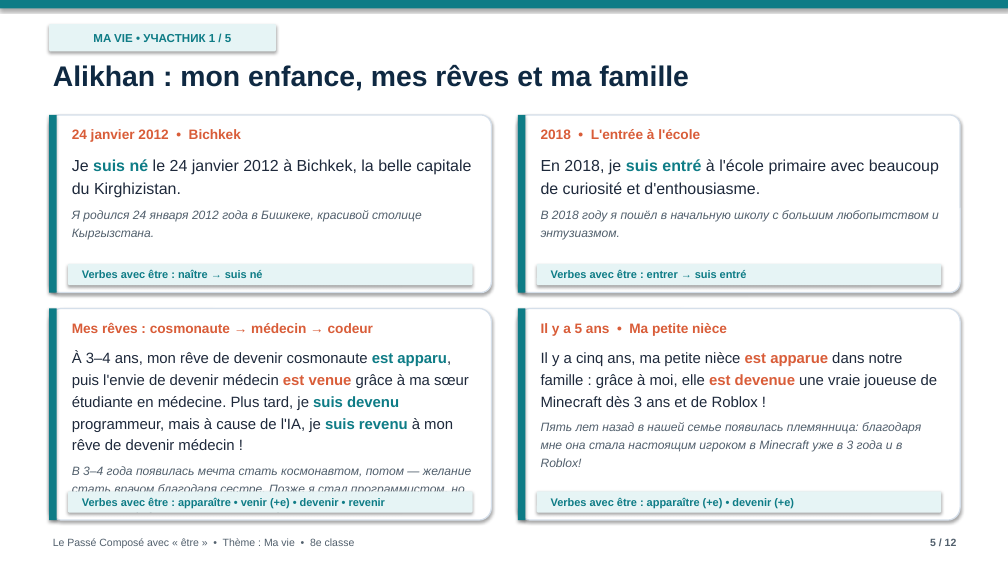
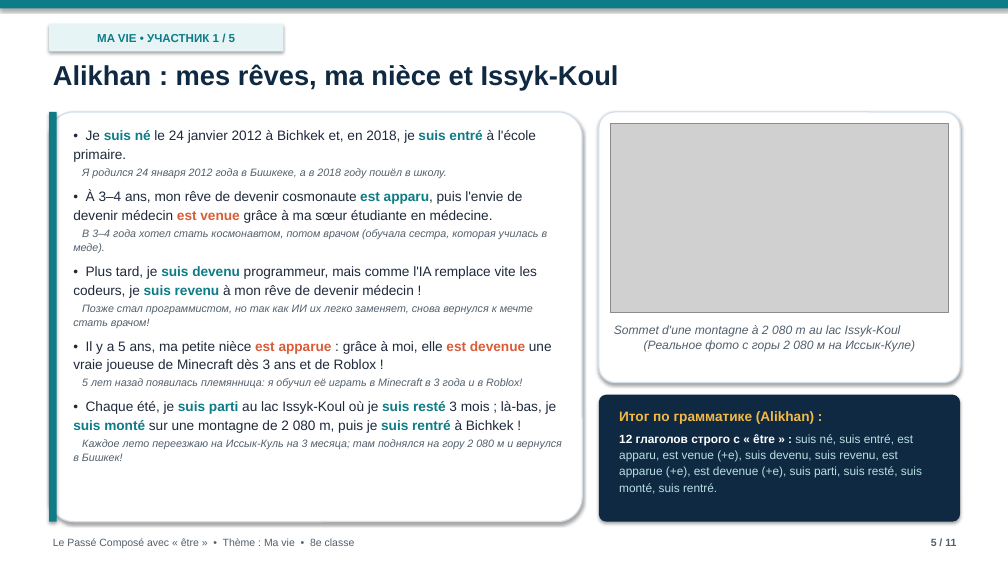
Before and after one commit to graz1p777dev/ma-vie-presentation, a slide deck: slide 5 of Ma_vie_Passe_Compose.pptx. Drawn at 1008x567 pixels with LibreOffice and Linux fonts; fonts in the diff are those of the drawing; grey boxes stand for pictures; background and template pictures are left out. Boxes give left, top, right and bottom in pixels: in the first picture for what was removed or moved away, otherwise in the second. Text is boxed around its words. In the diff, an @@ line names an element or a change of style, - is before the commit and + after.

Commit message:
Include all facts on Alikhan's slide (doctor/programmer/niece/Issyk-Kul) and unify all 5 member slides

```diff
--- a/Ma_vie_Passe_Compose.pptx
+++ b/Ma_vie_Passe_Compose.pptx
@@ rounded rectangle "MA VIE • УЧАСТНИК 1 ...": place and size @@
-rounded rectangle "MA VIE • УЧАСТНИК 1 ..." at box(49, 24, 276, 51)
+rounded rectangle "MA VIE • УЧАСТНИК 1 ..." at box(49, 24, 284, 51)
@@ text at box(53, 64, 619, 90): text changed; size 27 to 26 pt @@
-Alikhan : mon enfance, mes rêves et ma famille
+Alikhan : mes rêves, ma nièce et Issyk-Koul
@@ rounded rectangle: place and size @@
-rounded rectangle at box(49, 115, 492, 293)
+rounded rectangle at box(49, 112, 582, 522)
@@ rectangle: place and size @@
-rectangle at box(49, 115, 57, 293)
+rectangle at box(49, 112, 57, 522)
@@ rectangle removed at box(518, 115, 526, 293) @@
@@ rounded rectangle: place and size @@
-rounded rectangle at box(518, 115, 960, 293)
+rounded rectangle at box(599, 112, 960, 383)
@@ text removed at box(72, 129, 241, 142) @@
-24 janvier 2012 • Bichkek
@@ text added at box(73, 130, 561, 461), 13 pt, text #1E293B @@
+• Je suis né le 24 janvier 2012 à Bichkek et, en 2018, je suis entré à l'école primaire.
+Я родился 24 января 2012 года в Бишкеке, а в 2018 году пошёл в школу.
+• À 3–4 ans, mon rêve de devenir cosmonaute est apparu, puis l'envie de devenir médecin est venue grâce à ma sœur étudiante en médecine.
+В 3–4 года хотел стать космонавтом, потом врачом (обучала сестра, которая училась в меде).
+• Plus tard, je suis devenu programmeur, mais comme l'IA remplace vite les codeurs, je suis revenu à mon rêve de devenir médecin !
+Позже стал программистом, но так как ИИ их легко заменяет, снова вернулся к мечте стать врачом!
+• Il y a 5 ans, ma petite nièce est apparue : grâce à moi, elle est devenue une vraie joueuse de Minecraft dès 3 ans et de Roblox !
+5 лет назад появилась племянница: я обучил её играть в Minecraft в 3 года и в Roblox!
+• Chaque été, je suis parti au lac Issyk-Koul où je suis resté 3 mois ; là-bas, je suis monté sur une montagne de 2 080 m, puis je suis rentré à Bichkek !
+Каждое лето переезжаю на Иссык-Куль на 3 месяца; там поднялся на гору 2 080 м и вернулся в Бишкек!
@@ text removed at box(541, 129, 700, 139) @@
-2018 • L'entrée à l'école
@@ picture added at box(610, 123, 949, 313) @@
@@ text removed at box(72, 159, 471, 239) @@
-Je suis né le 24 janvier 2012 à Bichkek, la belle capitale du Kirghizistan.
-Я родился 24 января 2012 года в Бишкеке, красивой столице Кыргызстана.
@@ text removed at box(541, 159, 939, 239) @@
-En 2018, je suis entré à l'école primaire avec beaucoup de curiosité et d'enthousiasme.
-В 2018 году я пошёл в начальную школу с большим любопытством и энтузиазмом.
@@ rounded rectangle removed at box(68, 264, 473, 285) @@
-Verbes avec être : naître → suis né
@@ rounded rectangle removed at box(537, 264, 941, 285) @@
-Verbes avec être : entrer → suis entré
@@ rounded rectangle removed at box(49, 309, 492, 520) @@
@@ rectangle removed at box(49, 309, 57, 520) @@
@@ text removed at box(72, 323, 373, 333) @@
-Mes rêves : cosmonaute → médecin → codeur
@@ rounded rectangle removed at box(518, 309, 960, 520) @@
@@ rectangle removed at box(518, 309, 526, 520) @@
@@ text removed at box(541, 323, 727, 336) @@
-Il y a 5 ans • Ma petite nièce
@@ text added at box(614, 325, 915, 351), 11.5 pt, text #52606D, italic @@
+Sommet d'une montagne à 2 080 m au lac Issyk-Koul
+(Реальное фото с горы 2 080 м на Иссык-Куле)
@@ text removed at box(72, 351, 471, 513) @@
-À 3–4 ans, mon rêve de devenir cosmonaute est apparu, puis l'envie de devenir médecin est venue grâce à ma sœur étudiante en médecine. Plus tard, je suis devenu programmeur, mais à cause de l'IA, je suis revenu à mon rêve de devenir médecin !
-В 3–4 года появилась мечта стать космонавтом, потом — желание стать врачом благодаря сестре. Позже я стал программистом, но из-за ИИ вернулся к мечте стать врачом!
@@ text removed at box(541, 352, 938, 467) @@
-Il y a cinq ans, ma petite nièce est apparue dans notre famille : grâce à moi, elle est devenue une vraie joueuse de Minecraft dès 3 ans et de Roblox !
-Пять лет назад в нашей семье появилась племянница: благодаря мне она стала настоящим игроком в Minecraft уже в 3 года и в Roblox!
@@ rounded rectangle added at box(599, 395, 960, 522), fill #0F2942 @@
@@ text added at box(619, 411, 922, 494), 11.3 pt, text #B8DFE3 @@
+Итог по грамматике (Alikhan) :
+12 глаголов строго с « être » : suis né, suis entré, est apparu, est venue (+e), suis devenu, suis revenu, est apparue (+e), est devenue (+e), suis parti, suis resté, suis monté, suis rentré.
@@ rounded rectangle removed at box(68, 492, 473, 513) @@
-Verbes avec être : apparaître • venir (+e) • devenir • revenir
@@ rounded rectangle removed at box(537, 492, 941, 513) @@
-Verbes avec être : apparaître (+e) • devenir (+e)
@@ text at box(931, 539, 956, 546): text changed @@
-5 / 12
+5 / 11
```
Also in this commit, not shown: 10 other slides changed, 1 slide removed, 2 other files.
